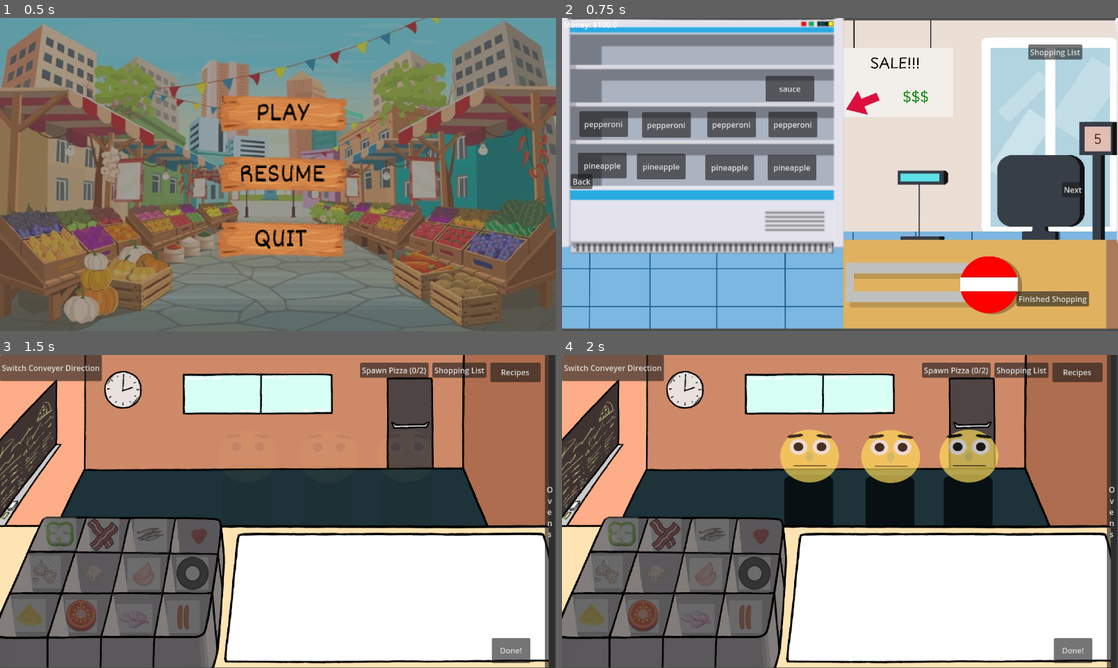
Above: before the commit, frames 1-4 (two rows, left to right).
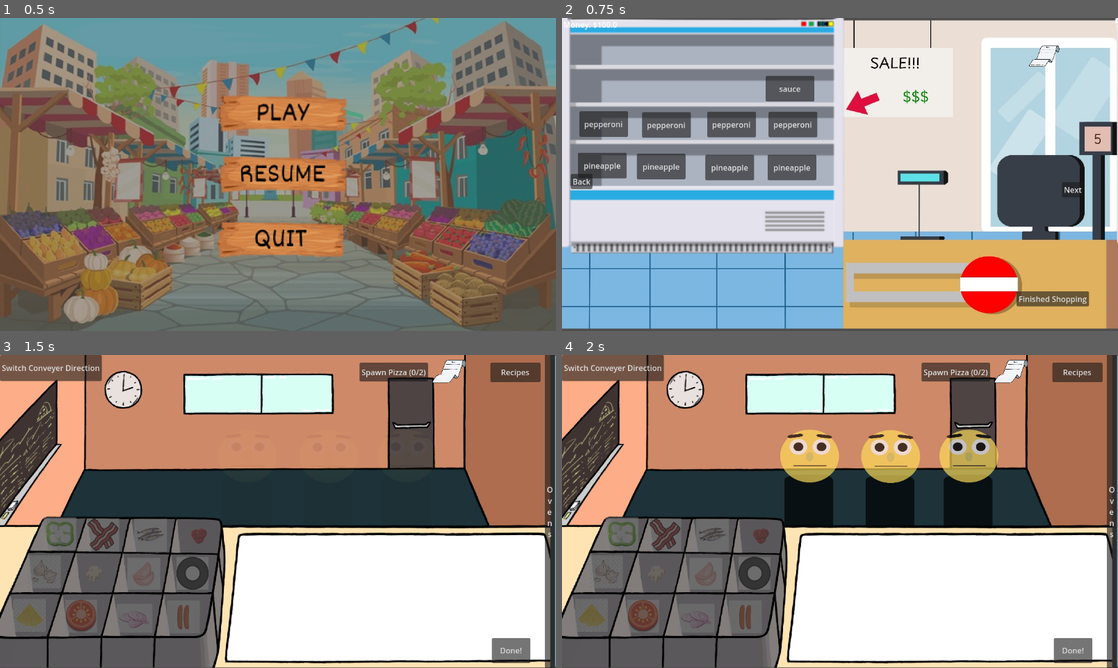
Above: after the commit, the same moments.

Repository: Leone2004/LandLockedLigersGame
Game: Godot game, scene res://Scenes/mainmenu.tscn
Same seed, same stepped clock (60 frames per second), same inputs: the game is played once before the commit and once after it.
Inputs (mouse positions are in pixels of both pictures, inside the frame that each line leads up to):
- Up to frame 1 (0.5 s): no input
- Up to frame 2 (0.75 s): click (845, 111) at 0.5 s
- Up to frame 3 (1.5 s): click "Finished Shopping" at 1.25 s
- Up to frame 4 (2 s): no input

Frame 1 is identical in both runs. In frame 2, 0.5% of the frame differs, in the area x 83-94%, y 8-16%; in frame 3, 3.4%, in the area x 0-100%, y 0-100%; in frame 4, 3.4%.

Commit message:
fixed more bugs

Diff:
--- a/cookingupsuccessgame/Scenes/GroceryStore.tscn
+++ b/cookingupsuccessgame/Scenes/GroceryStore.tscn
@@ -1,6 +1,7 @@
-[gd_scene load_steps=5 format=3 uid="uid://ytwvoc765rk3"]
+[gd_scene load_steps=6 format=3 uid="uid://ytwvoc765rk3"]
 
 [ext_resource type="Script" uid="uid://brx8kajls5irq" path="res://Scripts/ShoppingStoreButtons.gd" id="1_6pps0"]
+[ext_resource type="Texture2D" uid="uid://df36vi6tfevsy" path="res://Art/Final Cooking up Success Images and Audio/Characters/shoping_list_icon.png" id="2_bneo4"]
 [ext_resource type="Texture2D" uid="uid://edyokx505sba" path="res://Art/Final Cooking up Success Image folder 2/Background images/Grocery Background.jpg" id="3_45mn4"]
 [ext_resource type="Texture2D" uid="uid://5gnwamavmr6o" path="res://Art/Final Cooking up Success Image folder 2/Equipment/Shopping shelf.png" id="3_bneo4"]
 [ext_resource type="PackedScene" uid="uid://dvhspowe5pn6t" path="res://Scenes/shopping_list.tscn" id="3_d07kg"]
@@ -42,12 +43,20 @@
 "
 
 [node name="ShoppingList" type="Button" parent="Control/CanvasLayer"]
-offset_left = 966.0
-offset_top = 55.0
-offset_right = 1078.0
-offset_bottom = 86.0
-text = "Shopping List
-"
+texture_filter = 1
+anchors_preset = -1
+anchor_left = -0.0217014
+anchor_right = -0.0616319
+anchor_bottom = 0.0324074
+offset_left = 1033.0
+offset_top = 54.0
+offset_right = 1145.0
+offset_bottom = 85.0
+text = "
+"
+icon = ExtResource("2_bneo4")
+flat = true
+expand_icon = true
 metadata/_edit_use_anchors_ = true
 
 [node name="Money" type="Label" parent="Control/CanvasLayer"]
--- a/cookingupsuccessgame/Scenes/cooking.tscn
+++ b/cookingupsuccessgame/Scenes/cooking.tscn
@@ -1,6 +1,7 @@
-[gd_scene load_steps=10 format=3 uid="uid://ccjtqqsxfsxdj"]
+[gd_scene load_steps=11 format=3 uid="uid://ccjtqqsxfsxdj"]
 
 [ext_resource type="Script" uid="uid://bgutyowxbu4q8" path="res://Scripts/CookingScene.gd" id="1_v6t1i"]
+[ext_resource type="Texture2D" uid="uid://df36vi6tfevsy" path="res://Art/Final Cooking up Success Images and Audio/Characters/shoping_list_icon.png" id="2_5t8r7"]
 [ext_resource type="Texture2D" uid="uid://bq8jd3vjo40lr" path="res://Art/Unknown-1.png" id="3_iv1kd"]
 [ext_resource type="PackedScene" uid="uid://wjye2oajgcmk" path="res://Scenes/oven_scene.tscn" id="4_jhubm"]
 [ext_resource type="PackedScene" uid="uid://dvhspowe5pn6t" path="res://Scenes/shopping_list.tscn" id="5_iv1kd"]
@@ -38,21 +39,27 @@
 text = "Recipes"
 
 [node name="ShoppingList" type="Button" parent="CanvasLayer"]
-anchors_preset = 1
-anchor_left = 1.0
-anchor_right = 1.0
-offset_left = -256.0
-offset_top = 16.0
-offset_right = -144.0
-offset_bottom = 47.0
-grow_horizontal = 0
-text = "Shopping List"
+anchors_preset = -1
+anchor_left = 0.97309
+anchor_right = 0.97309
+anchor_bottom = 0.0385802
+offset_left = -246.0
+offset_top = 7.0
+offset_right = -134.0
+offset_bottom = 38.0
+grow_horizontal = 0
+size_flags_horizontal = 3
+icon = ExtResource("2_5t8r7")
+flat = true
+icon_alignment = 1
+expand_icon = true
 metadata/_edit_use_anchors_ = true
 
 [node name="SpawnPizzaButton" type="Button" parent="CanvasLayer"]
-anchors_preset = 1
-anchor_left = 1.0
-anchor_right = 1.0
+anchors_preset = -1
+anchor_left = 0.999132
+anchor_right = 0.999132
+anchor_bottom = 0.0123457
 offset_left = -376.0
 offset_top = 16.0
 offset_right = -264.0
@@ -225,16 +232,15 @@
 [node name="CookingKitchen1" type="Sprite2D" parent="."]
 z_index = -4
 texture_filter = 1
-position = Vector2(1.49996, -331)
-scale = Vector2(0.593229, 0.599074)
+position = Vector2(2.99995, -331)
+scale = Vector2(0.594792, 0.599074)
 texture = ExtResource("8_5t8r7")
 
 [node name="CookingKitchen2" type="Sprite2D" parent="."]
 z_index = -4
-position = Vector2(1164, -332)
-scale = Vector2(0.601563, 0.596759)
+position = Vector2(1162.75, -332)
+scale = Vector2(0.602865, 0.596759)
 texture = ExtResource("9_8l6gq")
-metadata/_edit_lock_ = true
 
 [node name="Area2D" parent="." instance=ExtResource("10_8l6gq")]
 position = Vector2(276, -443)
--- a/cookingupsuccessgame/Scenes/pizza.tscn
+++ b/cookingupsuccessgame/Scenes/pizza.tscn
@@ -5,7 +5,7 @@
 [ext_resource type="Script" uid="uid://c1b3m8280c0er" path="res://Scripts/ClockTimer.gd" id="3_clock"]
 
 [sub_resource type="CircleShape2D" id="CircleShape2D_geqgq"]
-radius = 55.0
+radius = 35.0
 
 [sub_resource type="Animation" id="Animation_geqgq"]
 length = 0.001
@@ -60,6 +60,7 @@
 }
 
 [node name="Area2D" type="Area2D"]
+z_index = -1
 script = ExtResource("1_je5pd")
 
 [node name="Pizza" type="Node2D" parent="."]
--- a/cookingupsuccessgame/Scripts/IngredientSpot.gd
+++ b/cookingupsuccessgame/Scripts/IngredientSpot.gd
@@ -146,7 +146,7 @@
 	# Check if we're over a pizza
 	var overlapping_areas = get_overlapping_areas()
 	for area in overlapping_areas:
-		if area.name.begins_with("Area2D") and area.has_method("add_ingredient"):
+		if area.has_method("add_ingredient"):
 			# Map ingredient names to match pizza's ingredient_values
 			var pizza_ingredient_name = ingredient_type
 			if ingredient_type == "sauce":
--- a/cookingupsuccessgame/Scripts/pepperoni.gd
+++ b/cookingupsuccessgame/Scripts/pepperoni.gd
@@ -38,7 +38,6 @@
 				if _is_mouse_over_pepperoni(local_mouse_pos):
 					is_dragging = true
 					drag_offset = global_position - mouse_pos
-					print("Started dragging pepperoni!")
 			elif not event.pressed and is_dragging:
 				# Stop dragging
 				is_dragging = false
@@ -79,7 +78,6 @@
 
 	# Decrease global pepperoni count
 	Global.ingredients[0] -= 1
-	print("Global pepperoni count decreased to: ", Global.ingredients[0])
 
 	# Make the pepperoni a child of the pizza
 	reparent(pizza)
@@ -91,5 +89,3 @@
 
 	# Visual feedback - slightly darker color to show it's attached
 	modulate = Color(0.8, 0.8, 0.8, 1.0)
-
-	print("Pepperoni attached to pizza! Pizza value: $", pizza.pizza_value)
--- a/cookingupsuccessgame/Scripts/pizza.gd
+++ b/cookingupsuccessgame/Scripts/pizza.gd
@@ -100,7 +100,7 @@
 func _is_mouse_over_pizza(local_mouse_pos: Vector2) -> bool:
 	"""Check if mouse is over the pizza area"""
 	# Simple bounds check - you can adjust these values based on your sprite size
-	var bounds: Vector2 = Vector2(128, 128)  # Adjust to match your pizza sprite size
+	var bounds: Vector2 = Vector2(70, 70)  # Adjusted to match collision shape radius
 	mouse_on_me = abs(local_mouse_pos.x) <= bounds.x/2 and abs(local_mouse_pos.y) <= bounds.y/2
 	return abs(local_mouse_pos.x) <= bounds.x/2 and abs(local_mouse_pos.y) <= bounds.y/2
 
Binary file changed: cookingupsuccessgame/Art/Final Cooking up Success Images and Audio/Characters/shoping_list_icon.png
